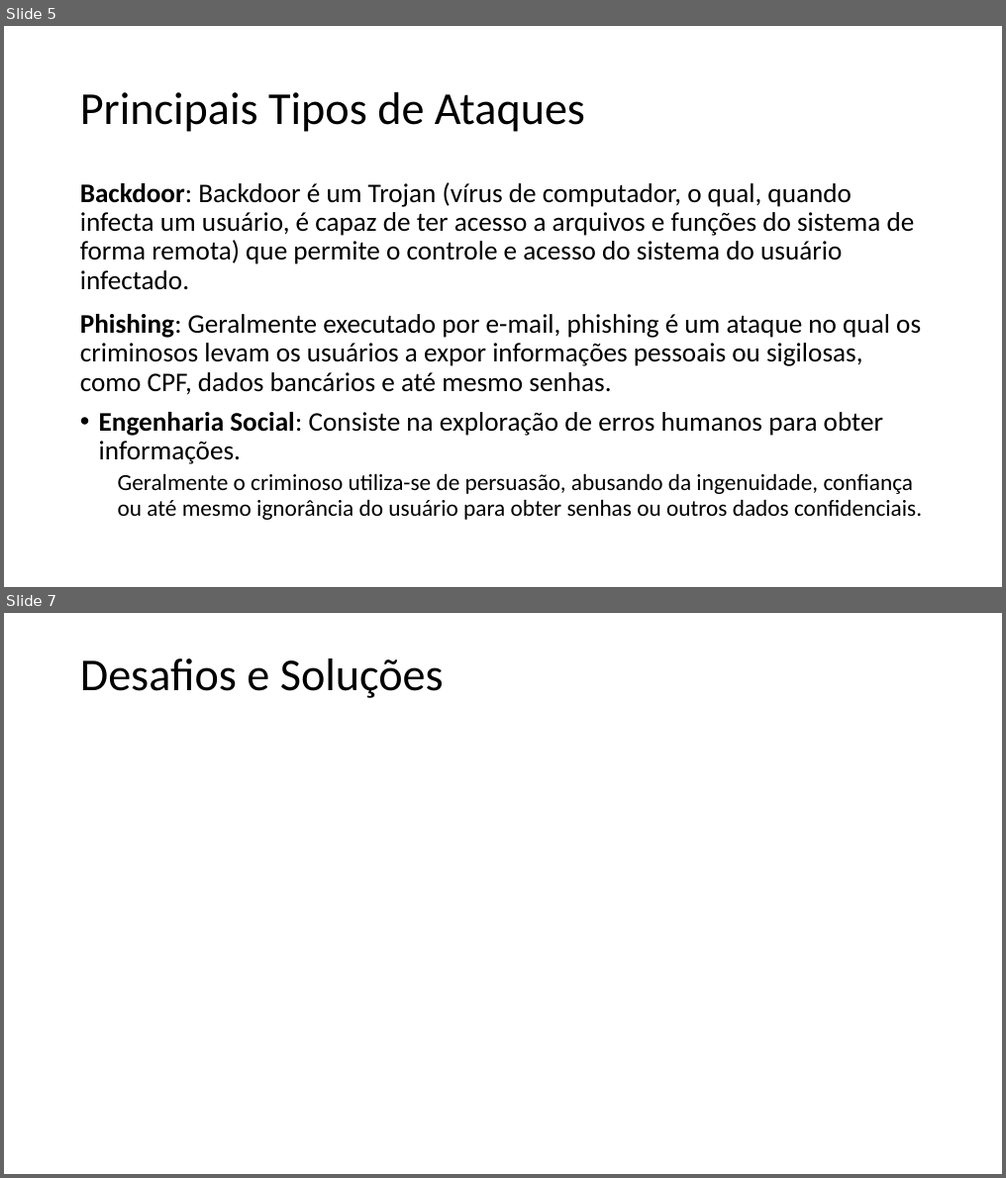
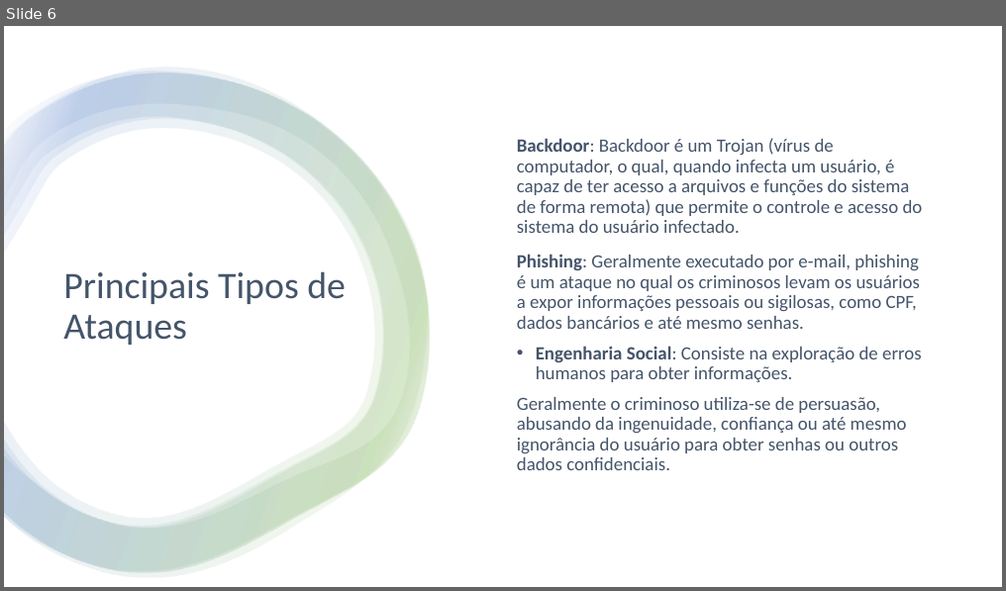
Before and after one commit to Material-IFSP/MPC-4, a slide deck: Apresentação.pptx. Shown one above the other, each under a label of ours: slides 5 and 7 before the commit, slide 6 after it; the slides between them are not shown. The pictures are 1006x1178 and 1006x591 pixels, drawn with LibreOffice and Linux fonts; fonts in the diff are those of the drawing. Boxes give left, top, right and bottom in pixels: in the first picture for what was removed or moved away, otherwise in the second. Text is boxed around its words. In the diff, an @@ line names an element or a change of style, - is before the commit and + after.

```diff
--- a/Apresentação.pptx
+++ b/Apresentação.pptx
@@ slide 7 removed at bbox=[4, 613, 1002, 1174], background #FFFFFF @@
@@ title removed at bbox=[80, 659, 444, 698] @@
-Desafios e Soluções
@@ what was slide 5 is now slide 6 @@
@@ slide 6 changed as well @@
@@ rectangle added at bbox=[4, 26, 1002, 587], fill #FFFFFF @@
@@ group added at bbox=[4, 68, 430, 578]: 4 freeform shapes @@
@@ text "Backdoor: Backdoor é um Trojan ...": place and size @@
-text "Backdoor: Backdoor é um Trojan ..." at bbox=[80, 182, 922, 520]
+text "Backdoor: Backdoor é um Trojan ..." at bbox=[517, 138, 923, 471]
@@ text "Backdoor: Backdoor é um Trojan ..." at bbox=[517, 138, 923, 471]: size 25.9 to 18 pt in "Backdoor: Backdoor é um Trojan (vírus de ..."; text colour #000000 to #44546A; size 22.2 to 18 pt in "Geralmente o criminoso utiliza-se de persuasão, abusando ..."; list level 2 to 1 in "Geralmente o criminoso utiliza-se de ..."; vertical alignment top to middle @@
@@ title "Principais Tipos de Ataques": place and size @@
-title "Principais Tipos de Ataques" at bbox=[80, 92, 585, 132]
+title "Principais Tipos de Ataques" at bbox=[63, 272, 346, 345]
@@ title "Principais Tipos de Ataques" at bbox=[63, 272, 346, 345]: size 44 to 36 pt, text colour #000000 to #44546A @@
```
Also in this commit, not shown: 5 other slides changed, 16 slides added, 5 other slides removed.
